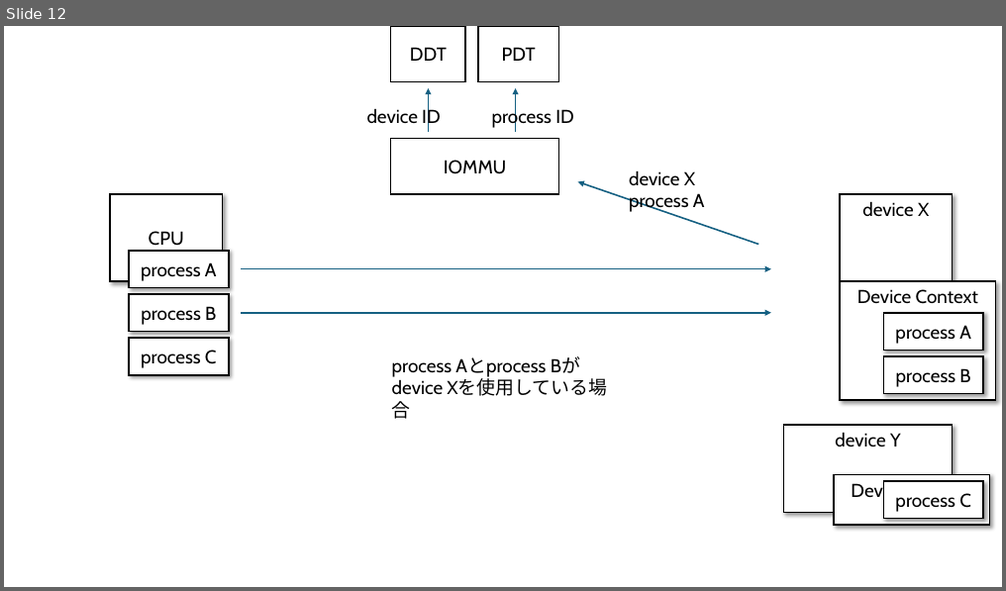
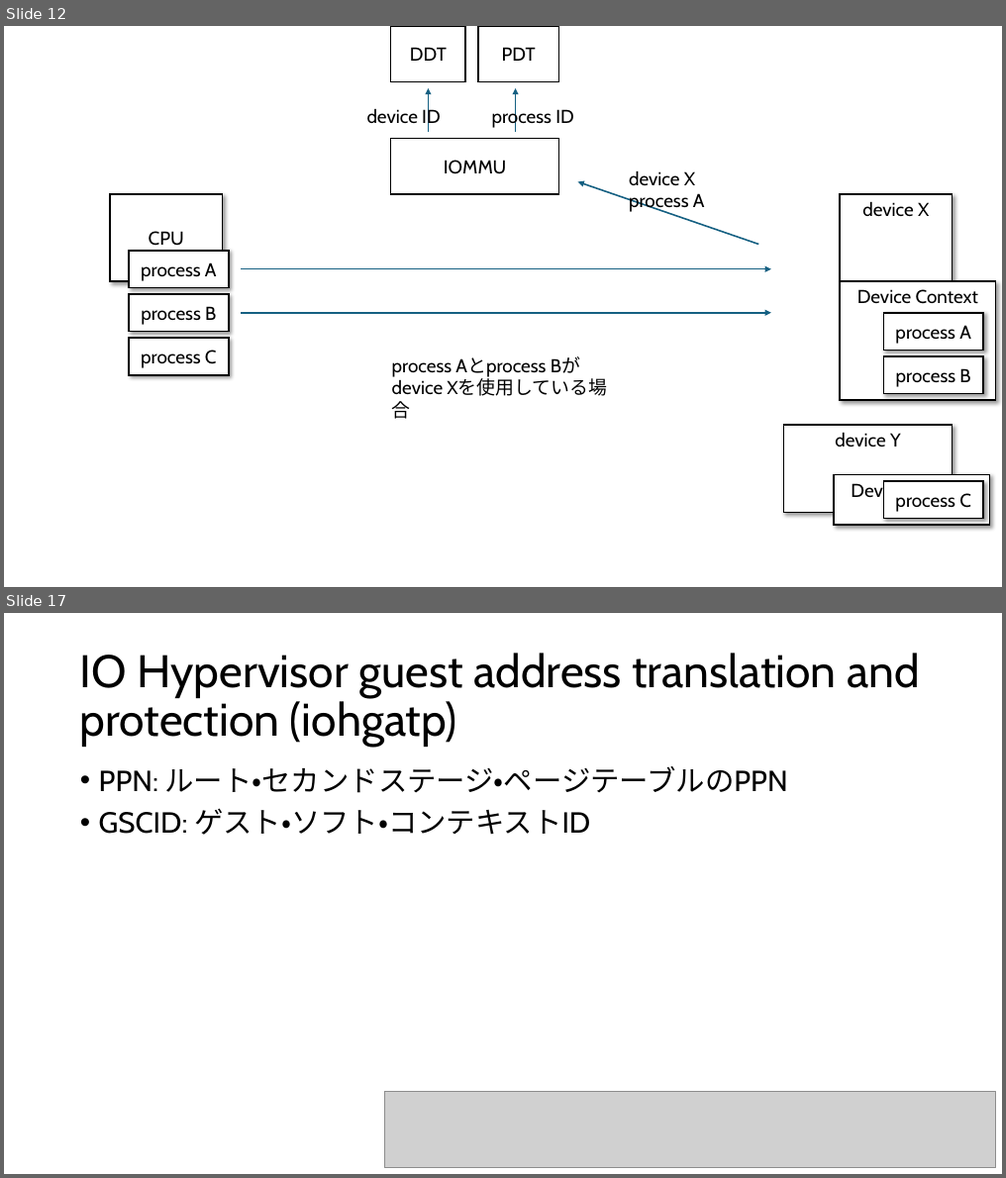
Before and after one commit to msyksphinz-self/riscv-iommu-ja, a slide deck: iommu.pptx. Shown one above the other, each under a label of ours: slide 12 before the commit, slides 12 and 17 after it; the slides between them are not shown. The pictures are 1006x591 and 1006x1178 pixels, drawn with LibreOffice and Linux fonts; fonts in the diff are those of the drawing; grey boxes stand for pictures. Boxes give left, top, right and bottom in pixels: in the first picture for what was removed or moved away, otherwise in the second. Text is boxed around its words. In the diff, an @@ line names an element or a change of style, - is before the commit and + after.

```diff
--- a/iommu.pptx
+++ b/iommu.pptx
@@ slide 17 added at (4,613,1002,1174), background #FFFFFF @@
@@ title added at (80,653,920,747), 44 pt, text #000000 @@
+IO Hypervisor guest address translation and protection (iohgatp)
@@ text added at (99,766,788,835), 28 pt, text #000000 @@
+• PPN: ルート・セカンドステージ・ページテーブルのPPN
+• GSCID: ゲスト・ソフト・コンテキストID
@@ picture added at (384,1092,996,1168) @@
```
Also in this commit, not shown: 4 other slides added, 2 other files.
